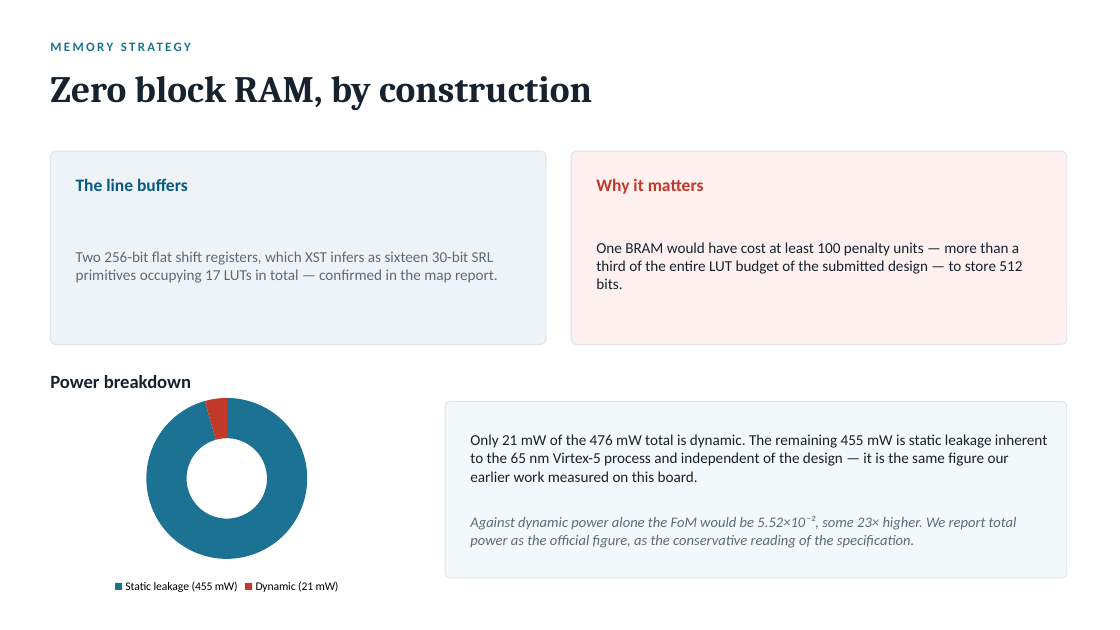
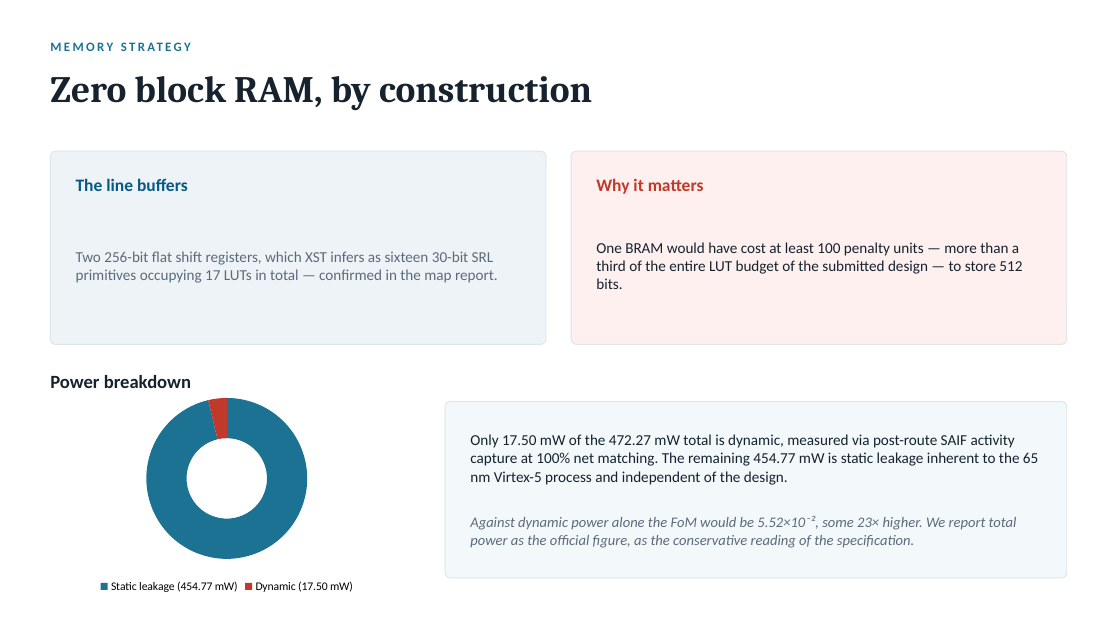
Before and after one commit to MOHAMED141414/sscs2026-conv-accel, a slide deck: slide 11 of docs/SSCS2026_presentation.pptx. Drawn at 1120x630 pixels with LibreOffice and Linux fonts; fonts in the diff are those of the drawing. Boxes give left, top, right and bottom in pixels: in the first picture for what was removed or moved away, otherwise in the second. Text is boxed around its words. In the diff, an @@ line names an element or a change of style, - is before the commit and + after.

Commit message:
Sync presentation with measured SAIF power figures (472.27mW, FoM 2.417e-3/2.393e-3)

```diff
--- a/docs/SSCS2026_presentation.pptx
+++ b/docs/SSCS2026_presentation.pptx
@@ doughnut chart at (42,386,412,597) @@
-categories: Static leakage (455 mW), Dynamic (21 mW)
+categories: Static leakage (454.77 mW), Dynamic (17.50 mW)
@@ text at (470,434,1038,485): text changed @@
-Only 21 mW of the 476 mW total is dynamic. The remaining 455 mW is static leakage inherent to the 65 nm Virtex-5 process and independent of the design — it is the same figure our earlier work measured on this board.
+Only 17.50 mW of the 472.27 mW total is dynamic, measured via post-route SAIF activity capture at 100% net matching. The remaining 454.77 mW is static leakage inherent to the 65 nm Virtex-5 process and independent of the design.
```
Also in this commit, not shown: 3 other slides changed, 1 other file.
